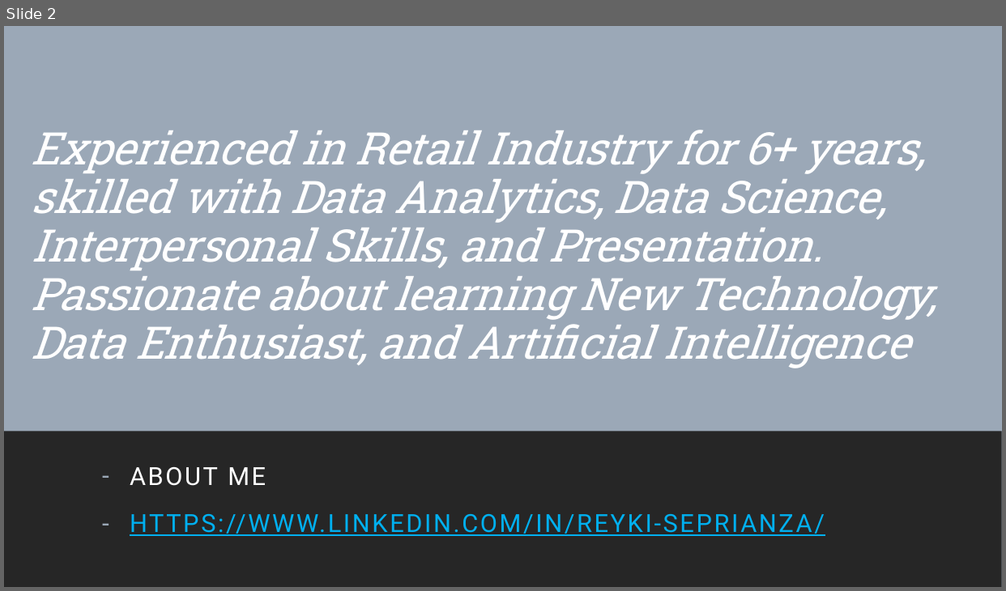
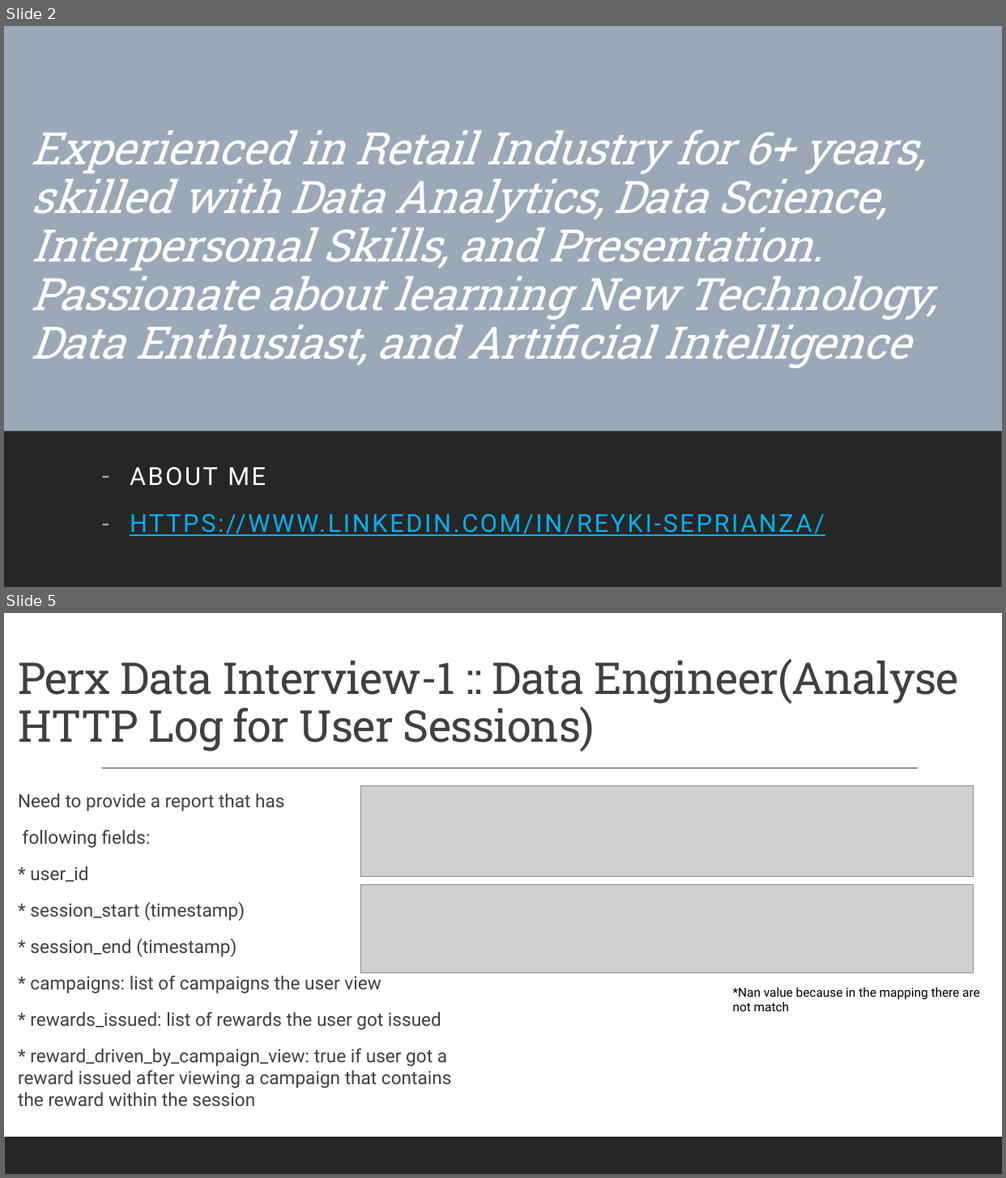
Before and after one commit to reykiza04/Perx_tech, a slide deck: Reyki Seprianza_explaination.pptx. Shown one above the other, each under a label of ours: slide 2 before the commit, slides 2 and 5 after it; the slides between them are not shown. The pictures are 1006x591 and 1006x1178 pixels, drawn with LibreOffice and Linux fonts; fonts in the diff are those of the drawing; grey boxes stand for pictures. Boxes give left, top, right and bottom in pixels: in the first picture for what was removed or moved away, otherwise in the second. Text is boxed around its words. In the diff, an @@ line names an element or a change of style, - is before the commit and + after.

```diff
--- a/Reyki Seprianza_explaination.pptx
+++ b/Reyki Seprianza_explaination.pptx
@@ slide 5 added at [4, 613, 1002, 1174], background #FFFFFF; not listed: 1 template element that a slide beside it also shows @@
@@ title added at [18, 659, 959, 752], 42.3 pt, text #404040 @@
+Perx Data Interview-1 :: Data Engineer(Analyse HTTP Log for User Sessions)
@@ line added from (102, 769) to (918, 769), #404040 1 pt @@
@@ text added at [18, 794, 452, 1106], 17.6 pt, text #404040 @@
+  Need to provide a report that has
+  following fields:
+  * user_id
+  * session_start (timestamp)
+  * session_end (timestamp)
+  * campaigns: list of campaigns the user view
+  * rewards_issued: list of rewards the user got issued
+  * reward_driven_by_campaign_view: true if user got a reward issued after viewing a campaign that contains the reward within the session
@@ picture added at [360, 786, 974, 877] @@
@@ picture added at [360, 884, 974, 973] @@
@@ text added at [733, 987, 980, 1012], 12 pt, text #000000 @@
+*Nan value because in the mapping there are not match
```
Also in this commit, not shown: 12 slides changed, 1 other slide added, 8 other files.
